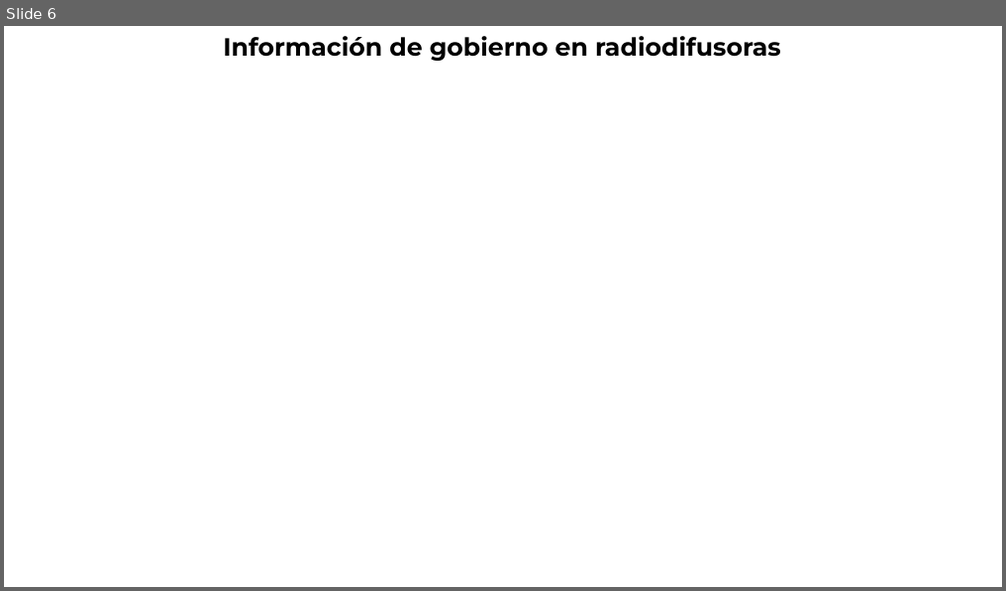
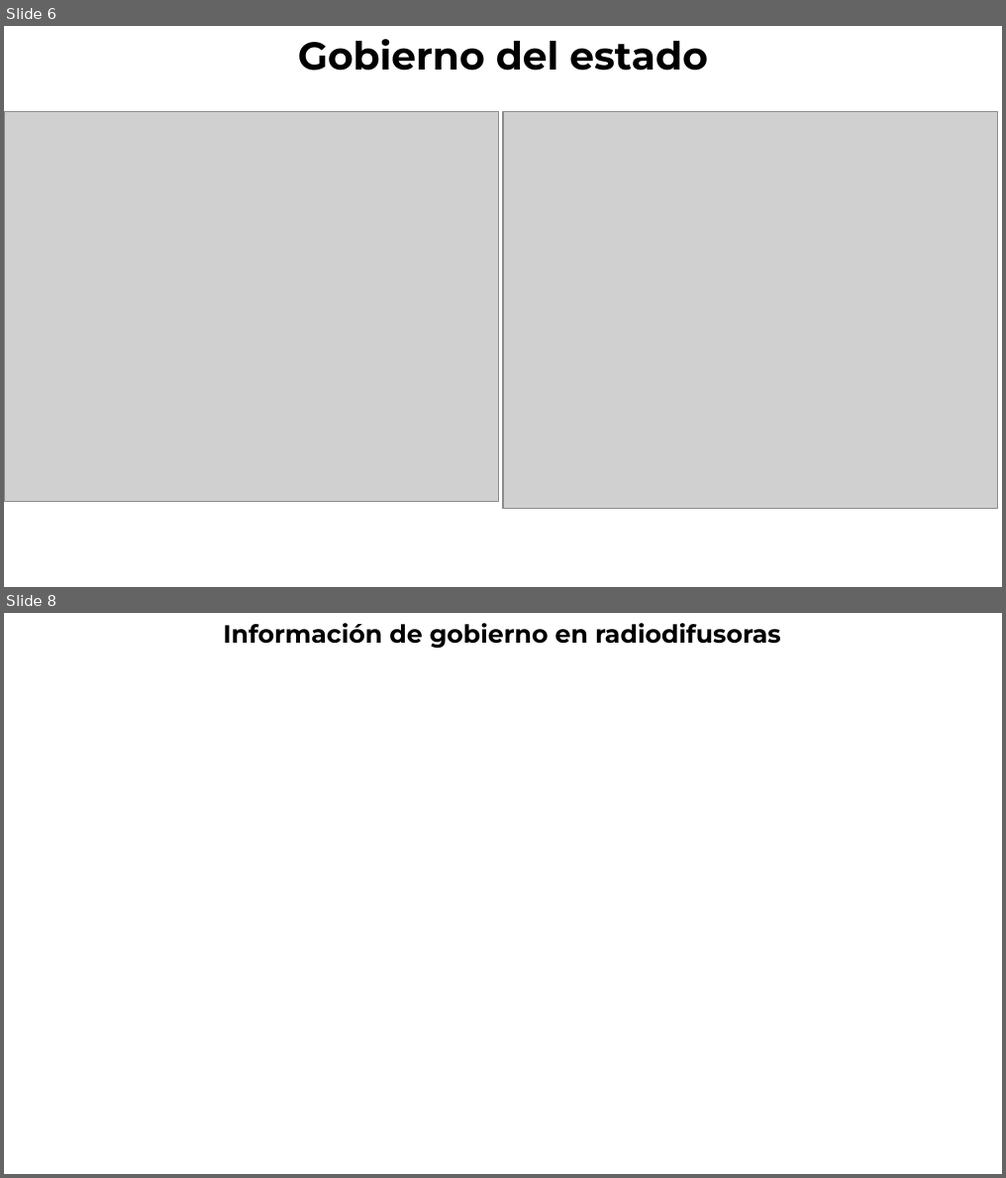
Before and after one commit to thelonious9/Reporteportadas, a slide deck: Reporte060426.pptx. Shown one above the other, each under a label of ours: slide 6 before the commit, slides 6 and 8 after it; the slides between them are not shown. The pictures are 1006x591 and 1006x1178 pixels, drawn with LibreOffice and Linux fonts; fonts in the diff are those of the drawing; grey boxes stand for pictures; background and template pictures are left out. Boxes give left, top, right and bottom in pixels: in the first picture for what was removed or moved away, otherwise in the second. Text is boxed around its words. In the diff, an @@ line names an element or a change of style, - is before the commit and + after.

```diff
--- a/Reporte060426.pptx
+++ b/Reporte060426.pptx
@@ slide 6 added at (x1=4, y1=26, x2=1002, y2=587), background #FFFFFF @@
@@ text added at (x1=298, y1=39, x2=708, y2=71), 28 pt, text #000000, bold @@
+Gobierno del estado
@@ picture added at (x1=4, y1=112, x2=499, y2=502) @@
@@ picture added at (x1=503, y1=112, x2=998, y2=509) @@
@@ what was slide 6 is now slide 8 @@
```
Also in this commit, not shown: 8 slides changed, 2 other slides added, 1 slide removed, 4 other files.
